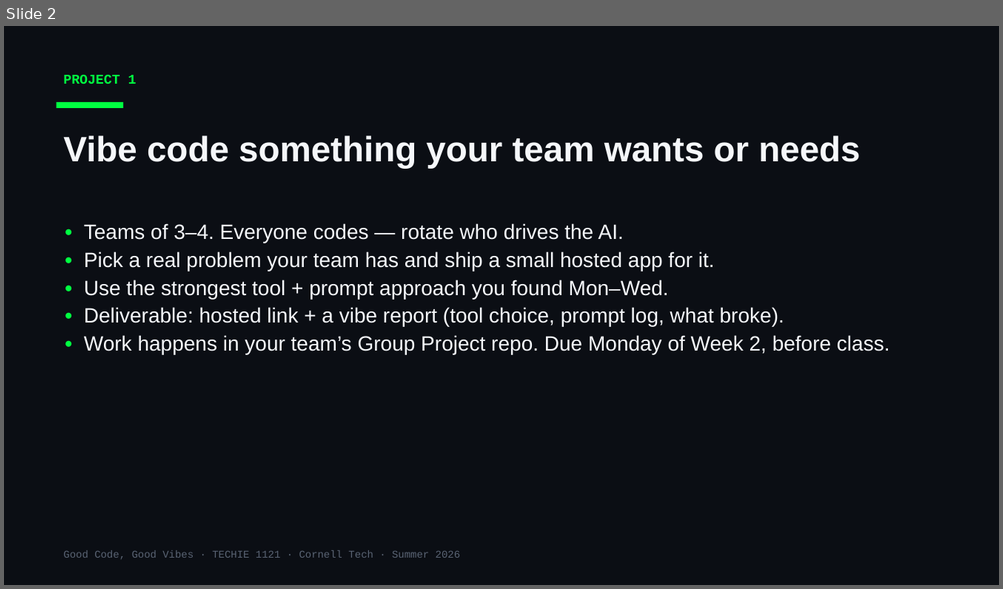
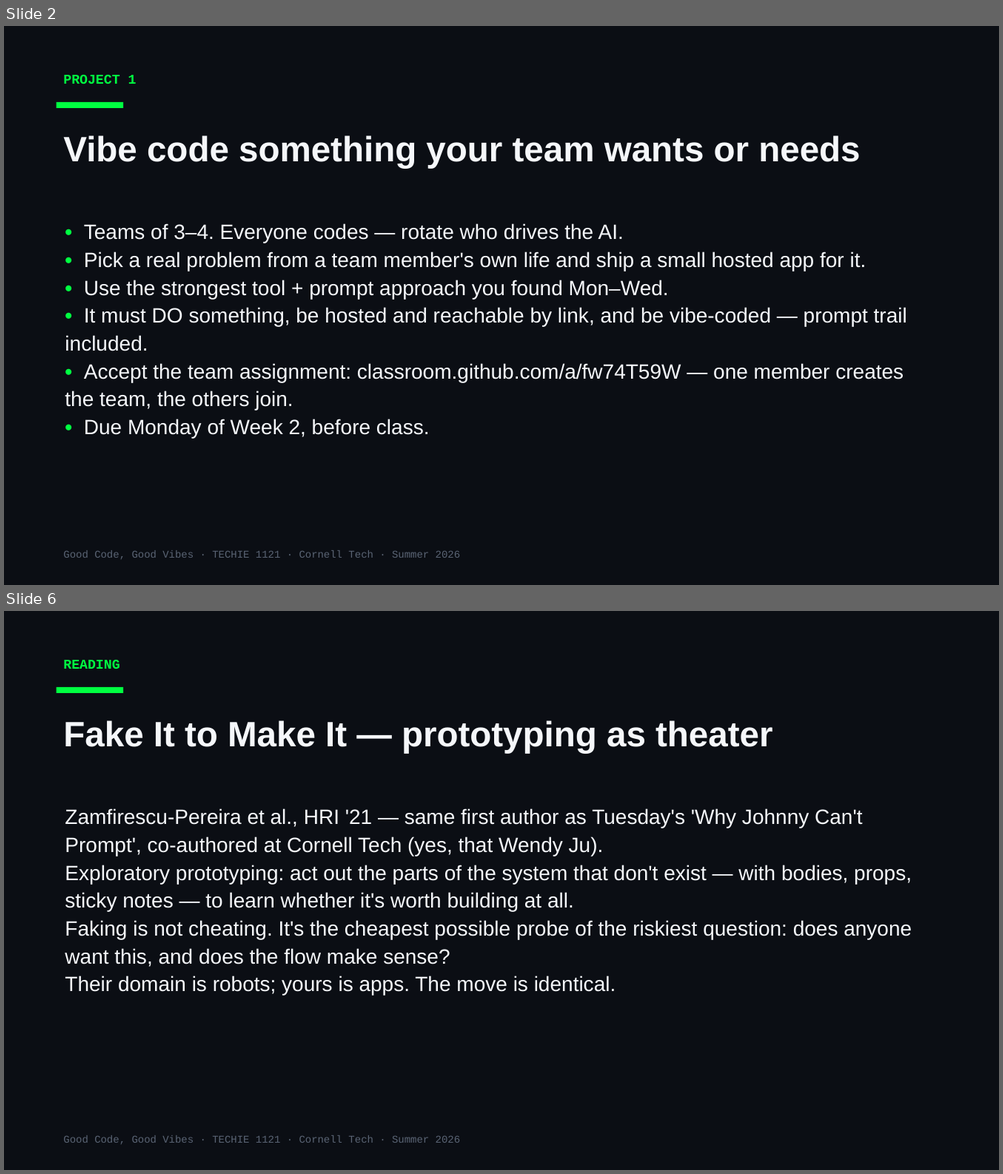
Before and after one commit to Cornell-Tech-Vibe-Coding-Summer-2026/website, a slide deck: slides/Week1-Thu-Project-Day.pptx. Shown one above the other, each under a label of ours: slide 2 before the commit, slides 2 and 6 after it; the slides between them are not shown. The pictures are 1003x589 and 1003x1174 pixels, drawn with LibreOffice and Linux fonts; fonts in the diff are those of the drawing. Boxes give left, top, right and bottom in pixels: in the first picture for what was removed or moved away, otherwise in the second. Text is boxed around its words. In the diff, an @@ line names an element or a change of style, - is before the commit and + after.

```diff
--- a/slides/Week1-Thu-Project-Day.pptx
+++ b/slides/Week1-Thu-Project-Day.pptx
@@ slide 6 added at bbox=[4, 611, 999, 1170], background #0B0E14 @@
@@ text added at bbox=[63, 660, 119, 669], 13 pt, text #00FF41, bold @@
+READING
@@ rectangle added at bbox=[57, 687, 123, 693], fill #00FF41 @@
@@ text added at bbox=[63, 721, 772, 753], 34 pt, text #F5F7FA, bold @@
+Fake It to Make It — prototyping as theater
@@ text added at bbox=[65, 809, 911, 995], 20 pt, text #F5F7FA @@
+Zamfirescu-Pereira et al., HRI '21 — same first author as Tuesday's 'Why Johnny Can't Prompt', co-authored at Cornell Tech (yes, that Wendy Ju).
+Exploratory prototyping: act out the parts of the system that don't exist — with bodies, props, sticky notes — to learn whether it's worth building at all.
+Faking is not cheating. It's the cheapest possible probe of the riskiest question: does anyone want this, and does the flow make sense?
+Their domain is robots; yours is apps. The move is identical.
@@ text added at bbox=[63, 1136, 460, 1145], 10 pt, text #5A6474 @@
+Good Code, Good Vibes · TECHIE 1121 · Cornell Tech · Summer 2026
@@ slide 2 changed as well @@
@@ text at bbox=[84, 252, 866, 271]: text changed @@
-• Pick a real problem your team has and ship a small hosted app for it.
+• Pick a real problem from a team member's own life and ship a small hosted app for it.
@@ text at bbox=[65, 307, 907, 438]: text changed @@
-• Deliverable: hosted link + a vibe report (tool choice, prompt log, what broke).
-• Work happens in your team’s Group Project repo. Due Monday of Week 2, before class.
+• It must DO something, be hosted and reachable by link, and be vibe-coded — prompt trail included.
+• Accept the team assignment: classroom.github.com/a/fw74T59W — one member creates the team, the others join.
+• Due Monday of Week 2, before class.
```
Also in this commit, not shown: 1 other slide changed, 9 other slides added, 1 other file.
